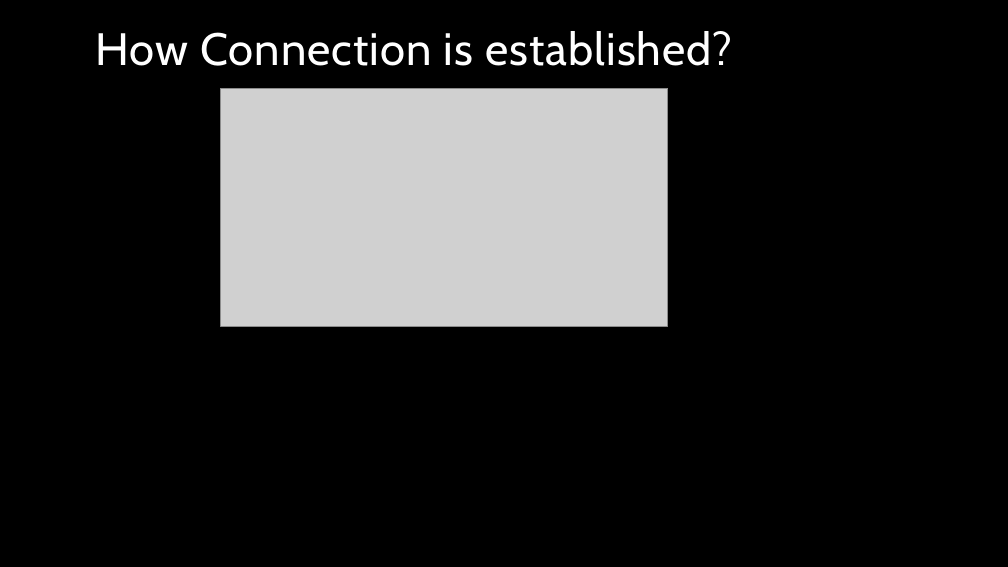
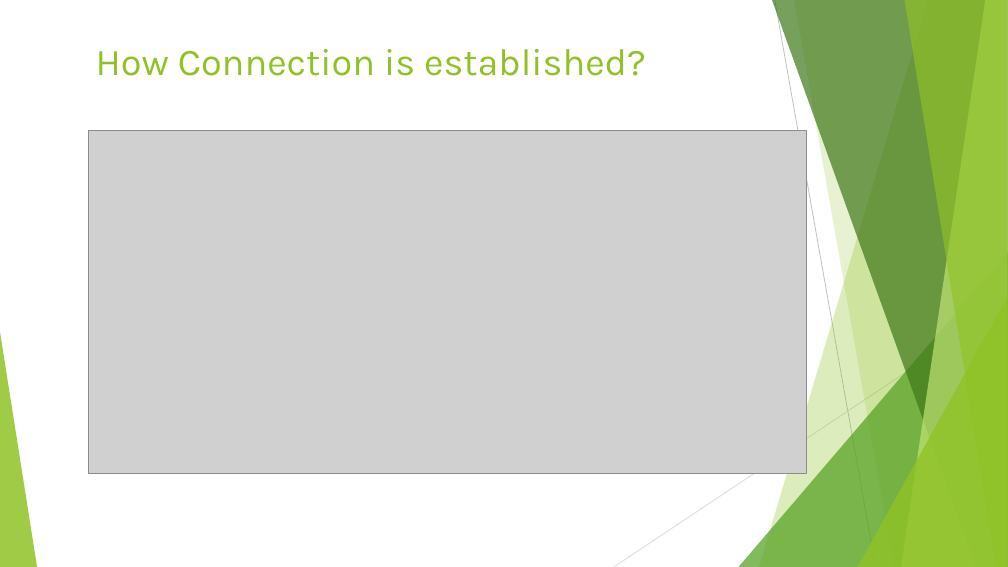
Before and after one commit to musarratChowdhury/ASPNETWEBRTC_PROJECT, a slide deck: slide 12 of Presentation/About WebRTC.pptx (slide 11 before the commit). Drawn at 1008x567 pixels with LibreOffice and Linux fonts; fonts in the diff are those of the drawing; grey boxes stand for pictures; background and template pictures are left out. Boxes give left, top, right and bottom in pixels: in the first picture for what was removed or moved away, otherwise in the second. Text is boxed around its words. In the diff, an @@ line names an element or a change of style, - is before the commit and + after.

```diff
--- a/Presentation/About WebRTC.pptx
+++ b/Presentation/About WebRTC.pptx
@@ background picture (left out) to #FFFFFF @@
@@ title "How Connection is established?" at bbox=[96, 49, 646, 76]: size 43.2 to 36 pt, font Cabin to Karla, text colour #FFFFFF to #90C226, letter spacing 1 to 0 pt; line spacing 0.8 to 1 @@
@@ picture removed at bbox=[220, 88, 668, 327] @@
@@ picture added at bbox=[88, 131, 806, 473] @@
@@ group added at bbox=[0, 0, 1008, 567]: 5 freeform shapes, 3 triangles, 2 lines @@
```
Also in this commit, not shown: 16 other slides changed, 3 slides added, 1 slide removed.
